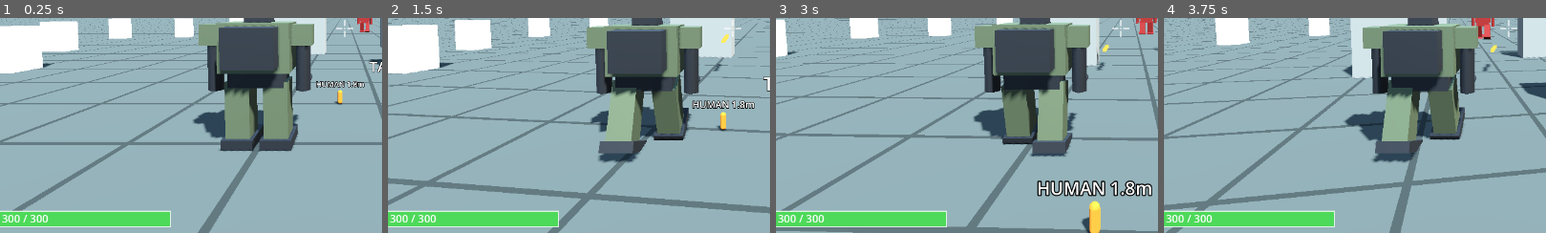
Above: before the commit, frames 1-4 (left to right).
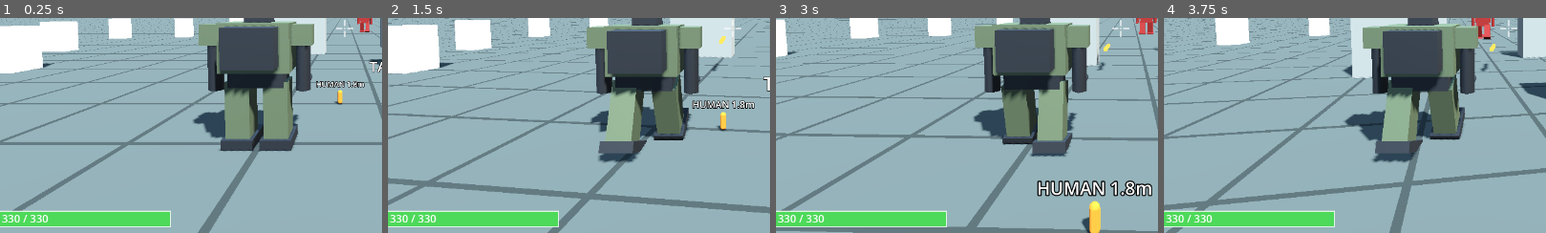
Above: after the commit, the same moments.

Repository: Sierra-117605/ARSENAL-FRONT
Game: Godot game, scene res://scenes/field_3d.tscn
Same seed, same stepped clock (60 frames per second), same inputs: the game is played once before the commit and once after it.
Inputs (mouse positions are % of the whole screen's width and height, from its top left):
- Up to frame 1 (0.25 s): no input
- Up to frame 2 (1.5 s): tap Enter at 0.5 s; move the mouse to (55, 50) at 0.52 s; hold W (move_forward) from 0.53 s (still down); click (55, 50) at 0.6 s; move the mouse to (45, 50) at 1.27 s; click (45, 50) at 1.35 s
- Up to frame 3 (3 s): keep holding W (move_forward); move the mouse to (52, 48) at 2.02 s; click (52, 48) at 2.1 s; move the mouse to (49, 52) at 2.77 s; click (49, 52) at 2.85 s
- Up to frame 4 (3.75 s): keep holding W (move_forward); move the mouse to (57, 51) at 3.52 s; click (57, 51) at 3.6 s
The pictures show only the part of the screen within x 5-55%, y 48-98%; the shares and areas given below are measured in that part.

The runs differ from the first frame. In frame 1, less than 0.1% of the frame differs, in the area x 2-11%, y 91-96%; in frame 2, 0.2%, in the area x 2-90%, y 7-96%; in frame 3, 0.1%; in frame 4, 0.1%.

Commit message:
N3-1: パーツのデータ（6 スロット × 3 種）と性能への反映
Co-Authored-By: Claude Opus 5 <noreply@anthropic.com>

Diff:
--- /dev/null
+++ b/data/robot_parts.json
@@ -0,0 +1,127 @@
+{
+  "_comment": "ロボットのパーツ一覧（Phase 3 / SPEC §0.11）。数値は仮。visual は見た目の変化（scale=大きさの倍率、color=色）",
+  "slots": ["head", "body", "arms", "legs", "generator", "weapon"],
+  "slot_names": {
+    "head": "頭",
+    "body": "胴",
+    "arms": "腕",
+    "legs": "脚",
+    "generator": "発電機",
+    "weapon": "武器"
+  },
+  "parts": [
+    {
+      "id": "head_standard", "slot": "head", "name": "標準センサーヘッド",
+      "desc": "ごく普通の頭部。照準できる距離は標準",
+      "stats": {"max_hp": 20, "aim_range": 1500},
+      "visual": {"scale": 1.0, "color": [0.2, 0.21, 0.22]}
+    },
+    {
+      "id": "head_longrange", "slot": "head", "name": "長距離照準ヘッド",
+      "desc": "遠くまで狙えるが、耐久は低い",
+      "stats": {"max_hp": 10, "aim_range": 2500},
+      "visual": {"scale": 1.25, "color": [0.18, 0.28, 0.3]}
+    },
+    {
+      "id": "head_armored", "slot": "head", "name": "装甲ヘッド",
+      "desc": "頑丈だが、照準できる距離は短い",
+      "stats": {"max_hp": 45, "aim_range": 900},
+      "visual": {"scale": 1.15, "color": [0.26, 0.26, 0.2]}
+    },
+
+    {
+      "id": "body_standard", "slot": "body", "name": "標準フレーム",
+      "desc": "耐久と重さのつり合いが取れた胴",
+      "stats": {"max_hp": 260, "speed_mul": 1.0},
+      "visual": {"scale": 1.0, "color": [0.36, 0.4, 0.3]}
+    },
+    {
+      "id": "body_light", "slot": "body", "name": "軽量フレーム",
+      "desc": "薄いが軽く、脚が速く動く",
+      "stats": {"max_hp": 170, "speed_mul": 1.2},
+      "visual": {"scale": 0.85, "color": [0.4, 0.45, 0.35]}
+    },
+    {
+      "id": "body_heavy", "slot": "body", "name": "重装甲フレーム",
+      "desc": "とても頑丈だが、重くて動きが鈍る",
+      "stats": {"max_hp": 420, "speed_mul": 0.8},
+      "visual": {"scale": 1.2, "color": [0.3, 0.32, 0.26]}
+    },
+
+    {
+      "id": "arms_standard", "slot": "arms", "name": "標準マニピュレータ",
+      "desc": "ごく普通の腕。命中のばらつきは標準",
+      "stats": {"spread": 1.2, "damage_mul": 1.0},
+      "visual": {"scale": 1.0, "color": [0.2, 0.21, 0.22]}
+    },
+    {
+      "id": "arms_precision", "slot": "arms", "name": "精密射撃腕",
+      "desc": "弾がほとんどぶれないが、火力は控えめ",
+      "stats": {"spread": 0.3, "damage_mul": 0.85},
+      "visual": {"scale": 0.9, "color": [0.22, 0.3, 0.34]}
+    },
+    {
+      "id": "arms_power", "slot": "arms", "name": "強化駆動腕",
+      "desc": "火力が上がるが、弾がぶれやすい",
+      "stats": {"spread": 2.6, "damage_mul": 1.35},
+      "visual": {"scale": 1.2, "color": [0.32, 0.22, 0.18]}
+    },
+
+    {
+      "id": "legs_standard", "slot": "legs", "name": "標準脚部",
+      "desc": "歩く速さは標準",
+      "stats": {"walk_speed": 10.0, "max_hp": 30},
+      "visual": {"scale": 1.0, "color": [0.36, 0.4, 0.3]}
+    },
+    {
+      "id": "legs_speed", "slot": "legs", "name": "高機動脚部",
+      "desc": "速く歩けるが、脆い",
+      "stats": {"walk_speed": 15.0, "max_hp": 10},
+      "visual": {"scale": 0.9, "color": [0.34, 0.42, 0.38]}
+    },
+    {
+      "id": "legs_heavy", "slot": "legs", "name": "重量脚部",
+      "desc": "遅いが、脚まわりが頑丈",
+      "stats": {"walk_speed": 7.0, "max_hp": 70},
+      "visual": {"scale": 1.2, "color": [0.3, 0.3, 0.24]}
+    },
+
+    {
+      "id": "gen_standard", "slot": "generator", "name": "標準ジェネレータ",
+      "desc": "連射の速さは標準",
+      "stats": {"fire_rate_mul": 1.0, "max_hp": 20},
+      "visual": {"scale": 1.0, "color": [0.2, 0.21, 0.22]}
+    },
+    {
+      "id": "gen_rapid", "slot": "generator", "name": "高出力ジェネレータ",
+      "desc": "連射が速くなるが、耐久は下がる",
+      "stats": {"fire_rate_mul": 1.6, "max_hp": 5},
+      "visual": {"scale": 1.3, "color": [0.35, 0.3, 0.12]}
+    },
+    {
+      "id": "gen_stable", "slot": "generator", "name": "安定型ジェネレータ",
+      "desc": "連射は遅いが、機体が頑丈になる",
+      "stats": {"fire_rate_mul": 0.75, "max_hp": 60},
+      "visual": {"scale": 1.1, "color": [0.2, 0.28, 0.22]}
+    },
+
+    {
+      "id": "weapon_rifle", "slot": "weapon", "name": "40mm ライフル",
+      "desc": "扱いやすい標準の武器",
+      "stats": {"damage": 10, "fire_interval": 0.25, "bullet_speed": 300.0},
+      "visual": {"scale": 1.0, "color": [0.2, 0.21, 0.22]}
+    },
+    {
+      "id": "weapon_gatling", "slot": "weapon", "name": "20mm ガトリング",
+      "desc": "1 発は軽いが、とても速く撃てる",
+      "stats": {"damage": 4, "fire_interval": 0.08, "bullet_speed": 260.0},
+      "visual": {"scale": 1.3, "color": [0.24, 0.24, 0.26]}
+    },
+    {
+      "id": "weapon_cannon", "slot": "weapon", "name": "105mm キャノン",
+      "desc": "1 発が重いが、次の弾まで時間がかかる",
+      "stats": {"damage": 45, "fire_interval": 1.4, "bullet_speed": 420.0},
+      "visual": {"scale": 1.8, "color": [0.26, 0.25, 0.2]}
+    }
+  ]
+}
--- a/scripts/action/pilotable.gd
+++ b/scripts/action/pilotable.gd
@@ -74,9 +74,11 @@
 
 ## 保存用に現在の状態を JSON 互換の Dictionary にする
 func to_dict() -> Dictionary:
+	# まだ世界に置かれていない時は親からの位置を使う（global_position は使えない）
+	var pos := global_position if is_inside_tree() else position
 	return {
 		"id": pilotable_id,
-		"position": {"x": global_position.x, "y": global_position.y, "z": global_position.z},
+		"position": {"x": pos.x, "y": pos.y, "z": pos.z},
 		"rotation_y": rotation.y,
 		"hp": hp,
 	}
@@ -86,6 +88,10 @@
 func from_dict(data: Dictionary) -> void:
 	pilotable_id = data.get("id", pilotable_id)
 	var p: Dictionary = data.get("position", {})
-	global_position = Vector3(p.get("x", 0.0), p.get("y", 0.0), p.get("z", 0.0))
+	var loaded := Vector3(p.get("x", 0.0), p.get("y", 0.0), p.get("z", 0.0))
+	if is_inside_tree():
+		global_position = loaded
+	else:
+		position = loaded
 	rotation.y = data.get("rotation_y", 0.0)
 	hp = data.get("hp", max_hp)
--- a/scripts/action/player_input.gd
+++ b/scripts/action/player_input.gd
@@ -11,7 +11,7 @@
 ## マウス感度（1 ピクセル動かしたときに回る角度・ラジアン）
 @export var mouse_sensitivity: float = 0.003
 
-## 照準の先を探す最大距離（メートル）
+## 照準の先を探す最大距離（メートル）。機体のパーツで決まる場合はそちらを使う
 @export var aim_range: float = 2000.0
 
 ## マウスでカメラを回せる状態か（Esc で解除、画面クリックで再開）
@@ -70,7 +70,11 @@
 func _find_aim_point() -> Vector3:
 	var camera := camera_rig.camera
 	var from := camera.global_position
-	var to := from - camera.global_transform.basis.z * aim_range
+	var range_m := aim_range
+	var vehicle_for_range := occupant.get_vehicle()
+	if vehicle_for_range != null and vehicle_for_range.get("aim_range") != null:
+		range_m = float(vehicle_for_range.get("aim_range"))
+	var to := from - camera.global_transform.basis.z * range_m
 	var query := PhysicsRayQueryParameters3D.create(from, to)
 	var vehicle := occupant.get_vehicle()
 	if vehicle != null:
--- a/scripts/action/robot.gd
+++ b/scripts/action/robot.gd
@@ -21,6 +21,11 @@
 @export var body_bob: float = 0.25
 ## 機体の色を塗り替える（透明のままなら元の色。敵機を赤くするのに使う）
 @export var body_color: Color = Color(0, 0, 0, 0)
+## 組み立ての構成（頭・胴・腕・脚・発電機・武器のパーツ id）。空なら標準の構成
+@export var loadout: Dictionary = {}
+
+## 照準できる距離（パーツで変わる。PlayerInput が使う）
+var aim_range: float = 1500.0
 
 ## 腕の武器（Phase 1 は 1 種類）
 @onready var weapon: Weapon = get_node_or_null("Weapon")
@@ -35,9 +40,26 @@
 
 
 func _ready() -> void:
+	apply_loadout(loadout)
 	super._ready()
 	if body_color.a > 0.0:
 		_repaint(visual)
+
+
+## 組み立ての構成を機体の性能に反映する
+func apply_loadout(new_loadout: Dictionary) -> void:
+	loadout = RobotParts.sanitize(new_loadout)
+	var stats := RobotParts.compute_stats(loadout)
+	max_hp = int(stats["max_hp"])
+	hp = max_hp
+	walk_speed = float(stats["walk_speed"])
+	aim_range = float(stats["aim_range"])
+	var w: Weapon = get_node_or_null("Weapon")
+	if w != null:
+		w.damage = int(stats["damage"])
+		w.fire_interval = float(stats["fire_interval"])
+		w.bullet_speed = float(stats["bullet_speed"])
+		w.spread = float(stats["spread"])
 
 
 ## 機体の見た目を指定の色で塗り替える（目玉の発光部分はそのまま）
@@ -105,6 +127,7 @@
 func to_dict() -> Dictionary:
 	var data := super.to_dict()
 	data["machine_type"] = machine_type
+	data["loadout"] = loadout
 	return data
 
 
@@ -112,3 +135,5 @@
 func from_dict(data: Dictionary) -> void:
 	super.from_dict(data)
 	machine_type = data.get("machine_type", machine_type)
+	if data.has("loadout"):
+		apply_loadout(data["loadout"])
--- /dev/null
+++ b/scripts/action/robot_parts.gd
@@ -0,0 +1,106 @@
+class_name RobotParts
+extends RefCounted
+## ロボットのパーツ一覧（data/robot_parts.json）を読み、選んだ構成から機体の性能を計算する。
+## 数値を変えたい時は JSON だけ直せばよい（スクリプトを触らない）。
+
+const DATA_PATH := "res://data/robot_parts.json"
+
+static var _data: Dictionary = {}
+
+
+## JSON を読み込む（最初の 1 回だけ実際に読む）
+static func data() -> Dictionary:
+	if _data.is_empty():
+		var text := FileAccess.get_file_as_string(DATA_PATH)
+		var parsed: Variant = JSON.parse_string(text)
+		_data = parsed if parsed is Dictionary else {}
+	return _data
+
+
+## スロットの並び（頭・胴・腕・脚・発電機・武器）
+static func slots() -> Array:
+	return data().get("slots", [])
+
+
+## スロットの日本語名
+static func slot_name(slot: String) -> String:
+	return data().get("slot_names", {}).get(slot, slot)
+
+
+## そのスロットに付けられるパーツの一覧
+static func parts_for(slot: String) -> Array:
+	var list: Array = []
+	for part in data().get("parts", []):
+		if part.get("slot", "") == slot:
+			list.append(part)
+	return list
+
+
+## id からパーツを探す（無ければ空）
+static func find(part_id: String) -> Dictionary:
+	for part in data().get("parts", []):
+		if part.get("id", "") == part_id:
+			return part
+	return {}
+
+
+## 各スロットの先頭のパーツを選んだ、標準の構成
+static func default_loadout() -> Dictionary:
+	var loadout := {}
+	for slot in slots():
+		var list := parts_for(slot)
+		if not list.is_empty():
+			loadout[slot] = list[0].get("id", "")
+	return loadout
+
+
+## 構成に抜けや知らない id があれば、標準のパーツで埋める
+static func sanitize(loadout: Dictionary) -> Dictionary:
+	var fixed := default_loadout()
+	for slot in slots():
+		var part_id: String = str(loadout.get(slot, ""))
+		var part := find(part_id)
+		if not part.is_empty() and part.get("slot", "") == slot:
+			fixed[slot] = part_id
+	return fixed
+
+
+## 構成から機体の性能をまとめて計算する
+static func compute_stats(loadout: Dictionary) -> Dictionary:
+	var fixed := sanitize(loadout)
+	var stats := {
+		"max_hp": 0,          # 耐久
+		"walk_speed": 10.0,   # 歩く速さ（メートル/秒）
+		"damage": 10,         # 弾 1 発の威力
+		"fire_interval": 0.25,# 次の弾までの間隔（秒）
+		"bullet_speed": 300.0,# 弾の速さ
+		"aim_range": 1500.0,  # 照準できる距離
+		"spread": 1.2,        # 弾のばらつき（小さいほど正確）
+	}
+	var speed_mul := 1.0
+	var damage_mul := 1.0
+	var fire_rate_mul := 1.0
+	for slot in slots():
+		var part := find(str(fixed.get(slot, "")))
+		var part_stats: Dictionary = part.get("stats", {})
+		stats["max_hp"] += int(part_stats.get("max_hp", 0))
+		if part_stats.has("walk_speed"):
+			stats["walk_speed"] = float(part_stats["walk_speed"])
+		if part_stats.has("damage"):
+			stats["damage"] = int(part_stats["damage"])
+		if part_stats.has("fire_interval"):
+			stats["fire_interval"] = float(part_stats["fire_interval"])
+		if part_stats.has("bullet_speed"):
+			stats["bullet_speed"] = float(part_stats["bullet_speed"])
+		if part_stats.has("aim_range"):
+			stats["aim_range"] = float(part_stats["aim_range"])
+		if part_stats.has("spread"):
+			stats["spread"] = float(part_stats["spread"])
+		speed_mul *= float(part_stats.get("speed_mul", 1.0))
+		damage_mul *= float(part_stats.get("damage_mul", 1.0))
+		fire_rate_mul *= float(part_stats.get("fire_rate_mul", 1.0))
+	# 倍率をかける（胴の重さで速度、腕で火力、発電機で連射）
+	stats["walk_speed"] = float(stats["walk_speed"]) * speed_mul
+	stats["damage"] = int(round(float(stats["damage"]) * damage_mul))
+	stats["fire_interval"] = float(stats["fire_interval"]) / maxf(fire_rate_mul, 0.01)
+	return stats
--- a/scripts/action/weapon.gd
+++ b/scripts/action/weapon.gd
@@ -7,6 +7,12 @@
 @export var bullet_scene: PackedScene = preload("res://scenes/bullet.tscn")
 ## 次の弾までの間隔（秒）
 @export var fire_interval: float = 0.25
+## 弾 1 発の威力
+@export var damage: int = 10
+## 弾の速さ（メートル/秒）
+@export var bullet_speed: float = 300.0
+## 弾のばらつき（狙った点からずれる幅の目安。小さいほど正確）
+@export var spread: float = 0.0
 
 var cooldown: float = 0.0
 
@@ -24,7 +30,12 @@
 		return false
 	cooldown = fire_interval
 	var bullet: Bullet = bullet_scene.instantiate()
+	bullet.damage = damage
+	bullet.speed = bullet_speed
 	# 弾は機体の子ではなく、機体と同じ場所（フィールド）に置く
 	shooter.get_parent().add_child(bullet)
+	# ばらつき：狙った点を少しずらす（距離が遠いほど影響が小さくなる）
+	if spread > 0.0:
+		dir += Vector3(randf_range(-spread, spread), randf_range(-spread, spread), randf_range(-spread, spread))
 	bullet.launch(global_position, dir, shooter)
 	return true
--- /dev/null
+++ b/tests/test_n3_1_parts.gd
@@ -0,0 +1,87 @@
+extends SceneTree
+## N3-1 の自動確認：パーツを変えると機体の性能が変わるか調べる。
+## 実行：Godot_console.exe --headless --path . --script res://tests/test_n3_1_parts.gd
+
+var failed := false
+
+
+func _initialize() -> void:
+	_check_catalog()
+	_check_stats()
+	_check_apply()
+	print("RESULT: ", "FAIL" if failed else "PASS")
+	quit()
+
+
+func _check_catalog() -> void:
+	var slots := RobotParts.slots()
+	_report(slots.size() == 6, "スロットが 6 つある (%s)" % [slots])
+	var ok := true
+	for slot in slots:
+		if RobotParts.parts_for(slot).size() < 2:
+			ok = false
+	_report(ok, "どのスロットにも選べるパーツが 2 つ以上ある")
+	_report(RobotParts.slot_name("legs") == "脚", "スロットの日本語名が引ける")
+
+
+func _check_stats() -> void:
+	var base := RobotParts.compute_stats(RobotParts.default_loadout())
+	_report(int(base["max_hp"]) > 0 and float(base["walk_speed"]) > 0.0,
+		"標準構成の性能：耐久 %d / 速さ %.1f / 威力 %d / 連射 %.2f 秒" %
+		[base["max_hp"], base["walk_speed"], base["damage"], base["fire_interval"]])
+
+	# 重い脚にすると遅くなる
+	var heavy := RobotParts.default_loadout()
+	heavy["legs"] = "legs_heavy"
+	var heavy_stats := RobotParts.compute_stats(heavy)
+	_report(float(heavy_stats["walk_speed"]) < float(base["walk_speed"]),
+		"重量脚部にすると遅くなる (%.1f → %.1f)" % [base["walk_speed"], heavy_stats["walk_speed"]])
+
+	# 重装甲フレームにすると硬くなるが遅くなる
+	var tanky := RobotParts.default_loadout()
+	tanky["body"] = "body_heavy"
+	var tanky_stats := RobotParts.compute_stats(tanky)
+	_report(int(tanky_stats["max_hp"]) > int(base["max_hp"]) and float(tanky_stats["walk_speed"]) < float(base["walk_speed"]),
+		"重装甲フレームは硬いが遅い (耐久 %d / 速さ %.1f)" % [tanky_stats["max_hp"], tanky_stats["walk_speed"]])
+
+	# キャノンは 1 発が重く、連射は遅い
+	var cannon := RobotParts.default_loadout()
+	cannon["weapon"] = "weapon_cannon"
+	var cannon_stats := RobotParts.compute_stats(cannon)
+	_report(int(cannon_stats["damage"]) > int(base["damage"]) and float(cannon_stats["fire_interval"]) > float(base["fire_interval"]),
+		"キャノンは威力が高く連射が遅い (威力 %d / 連射 %.2f 秒)" % [cannon_stats["damage"], cannon_stats["fire_interval"]])
+
+	# 高出力ジェネレータは連射が速くなる
+	var rapid := RobotParts.default_loadout()
+	rapid["generator"] = "gen_rapid"
+	var rapid_stats := RobotParts.compute_stats(rapid)
+	_report(float(rapid_stats["fire_interval"]) < float(base["fire_interval"]),
+		"高出力ジェネレータで連射が速くなる (%.2f → %.2f 秒)" % [base["fire_interval"], rapid_stats["fire_interval"]])
+
+	# 知らないパーツ名は標準に直される
+	var broken := {"legs": "存在しないパーツ", "weapon": "weapon_gatling"}
+	var fixed := RobotParts.sanitize(broken)
+	_report(fixed["legs"] == "legs_standard" and fixed["weapon"] == "weapon_gatling",
+		"おかしな構成は標準のパーツで埋められる")
+
+
+func _check_apply() -> void:
+	var field: Node = load("res://scenes/field_3d.tscn").instantiate()
+	root.add_child(field)
+	var robot: Robot = field.get_node("Robot")
+	var weapon: Weapon = robot.get_node("Weapon")
+	var before_hp := robot.max_hp
+	var before_speed := robot.walk_speed
+	robot.apply_loadout({"body": "body_heavy", "legs": "legs_heavy", "weapon": "weapon_cannon"})
+	_report(robot.max_hp > before_hp, "機体に反映：耐久 %d → %d" % [before_hp, robot.max_hp])
+	_report(robot.walk_speed < before_speed, "機体に反映：速さ %.1f → %.1f" % [before_speed, robot.walk_speed])
+	_report(weapon.damage == 45 and weapon.fire_interval > 1.0,
+		"武器に反映：威力 %d / 連射 %.2f 秒" % [weapon.damage, weapon.fire_interval])
+	var text := JSON.stringify(robot.to_dict())
+	_report(text.contains("loadout"), "構成が保存データに入る")
+
+
+func _report(ok: bool, msg: String) -> void:
+	print("[", "OK" if ok else "NG", "] ", msg)
+	if not ok:
+		failed = true
Not shown, added: scripts/action/robot_parts.gd.uid
Not shown, added: tests/test_n3_1_parts.gd.uid
